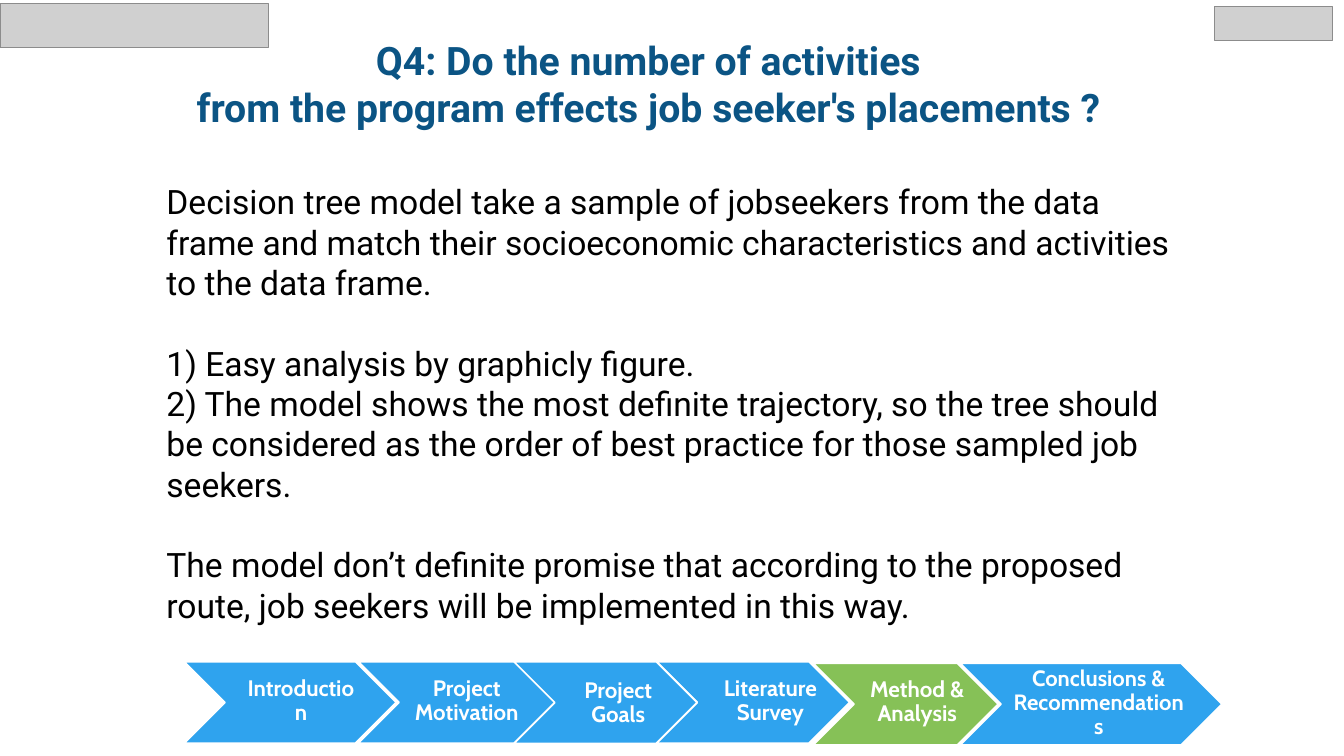
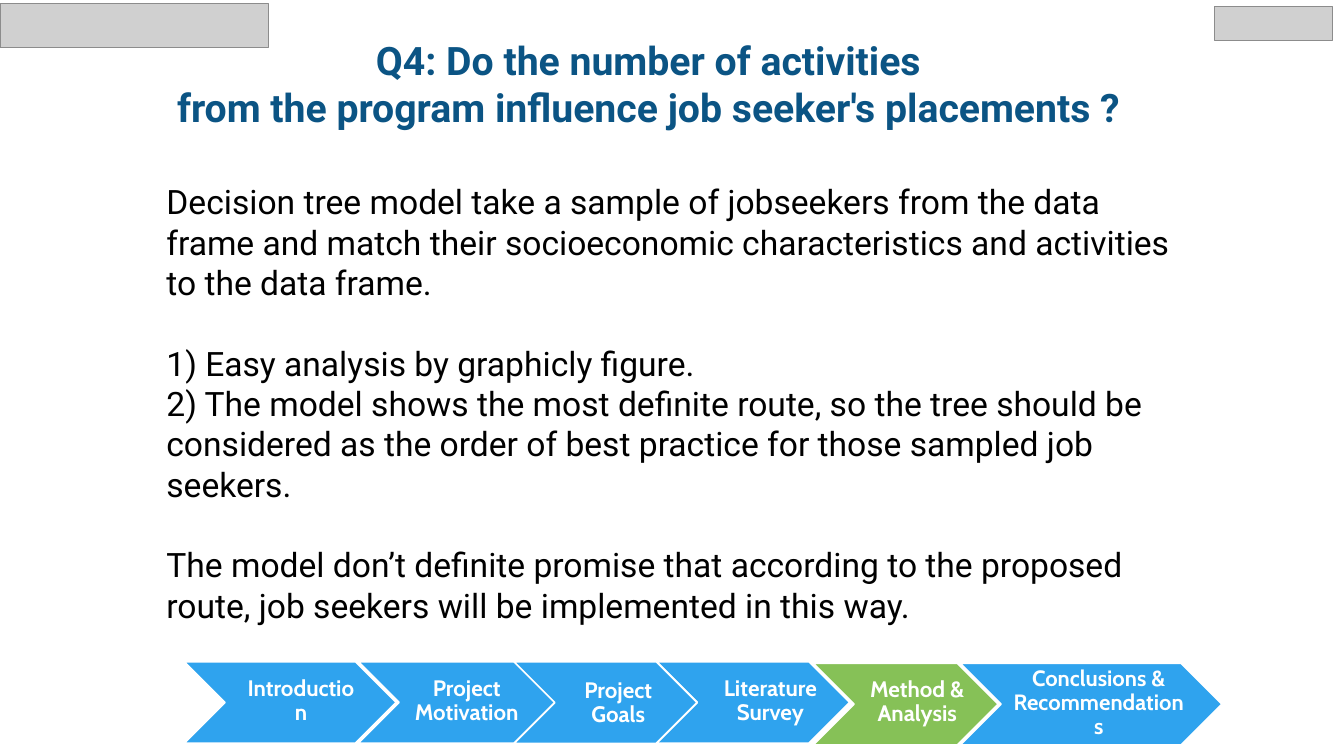
Before and after one commit to chen890/Final-Research-Project---IES, a slide deck: slide 22 of English Final Project.pptx. Drawn at 1344x756 pixels with LibreOffice and Linux fonts; fonts in the diff are those of the drawing; grey boxes stand for pictures; background and template pictures are left out. Boxes give left, top, right and bottom in pixels: in the first picture for what was removed or moved away, otherwise in the second. Text is boxed around its words. In the diff, an @@ line names an element or a change of style, - is before the commit and + after.

```diff
--- a/English Final Project.pptx
+++ b/English Final Project.pptx
@@ text at [177,92,1090,131]: text changed @@
-from the program effects job seeker's placements ?
+from the program influence job seeker's placements ?
@@ text at [166,389,1142,498]: text changed @@
-2) The model shows the most definite trajectory, so the tree should be considered as the order of best practice for those sampled job seekers.
+2) The model shows the most definite route, so the tree should be considered as the order of best practice for those sampled job seekers.
```
Also in this commit, not shown: 20 other slides changed, 4 other files.
